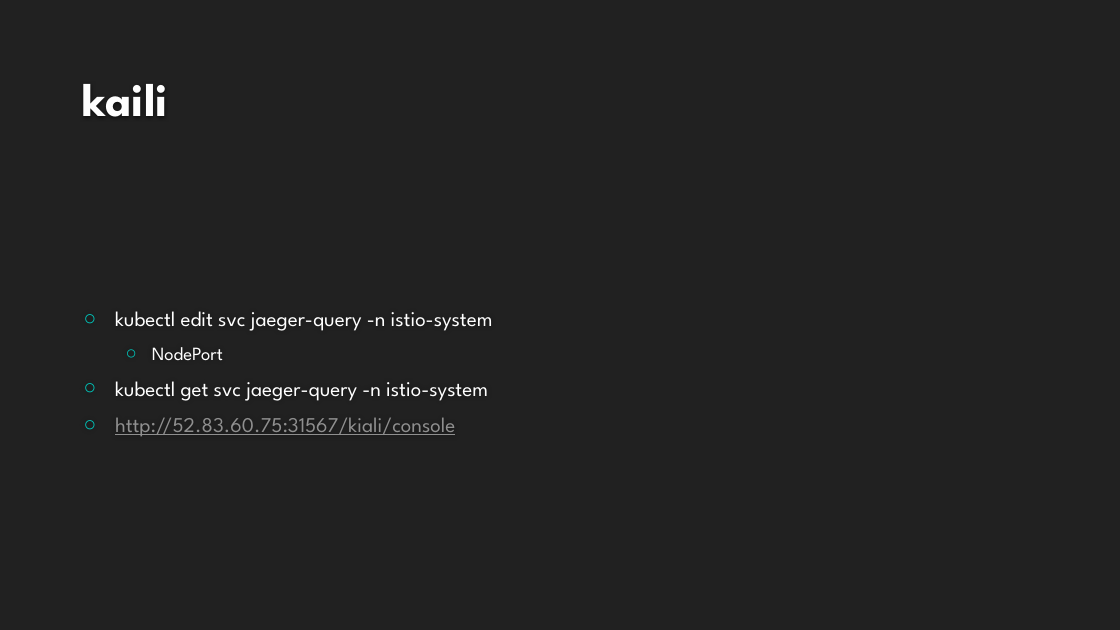
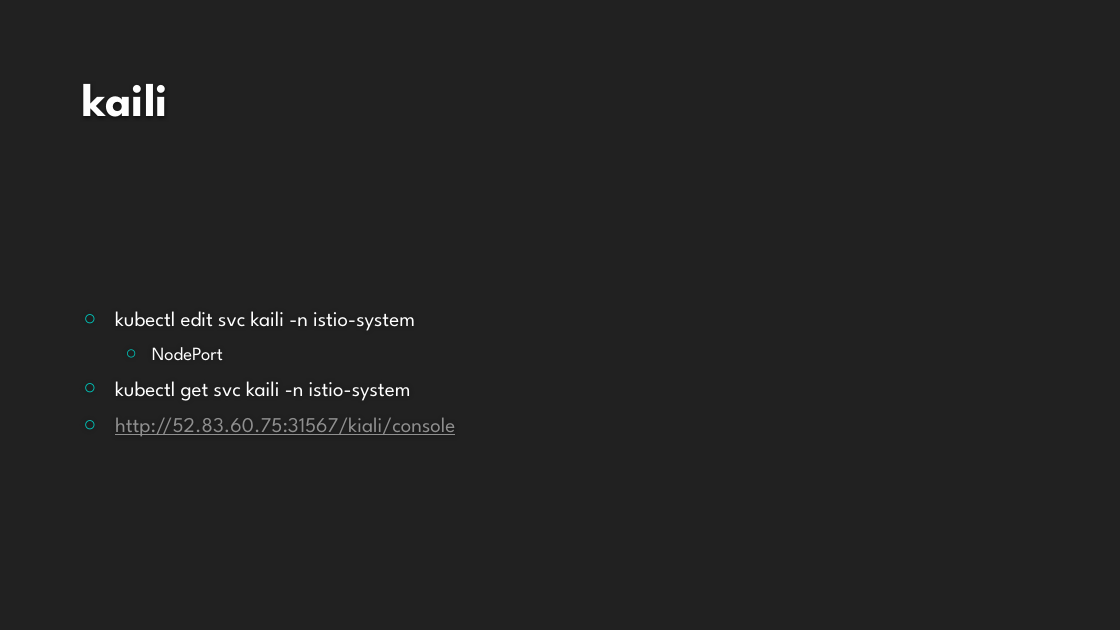
Before and after one commit to airuitian/CloudNative, a slide deck: slide 16 of servicemesh/mesh004.pptx. Drawn at 1120x630 pixels with LibreOffice and Linux fonts; fonts in the diff are those of the drawing; background and template pictures are left out. Boxes give left, top, right and bottom in pixels: in the first picture for what was removed or moved away, otherwise in the second. Text is boxed around its words. In the diff, an @@ line names an element or a change of style, - is before the commit and + after.

Commit message:
mesh004'

```diff
--- a/servicemesh/mesh004.pptx
+++ b/servicemesh/mesh004.pptx
@@ text at <box>115,311,415,331</box>: text changed @@
-○ kubectl edit svc jaeger-query -n istio-system
+○ kubectl edit svc kaili -n istio-system
@@ text at <box>115,381,411,401</box>: text changed @@
-○ kubectl get svc jaeger-query -n istio-system
+○ kubectl get svc kaili -n istio-system
```
